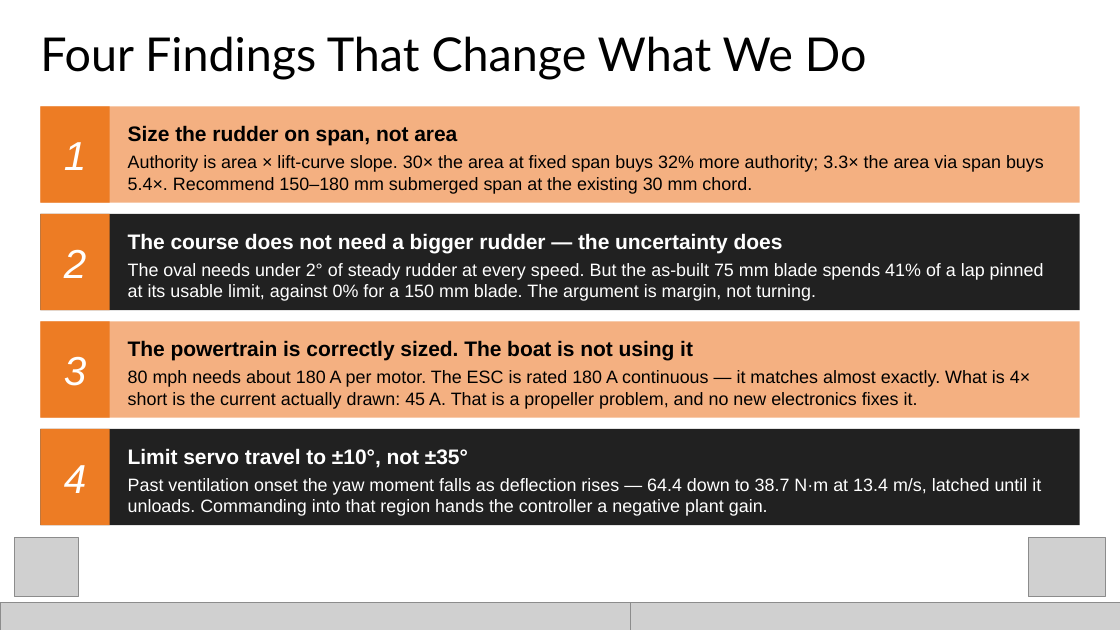
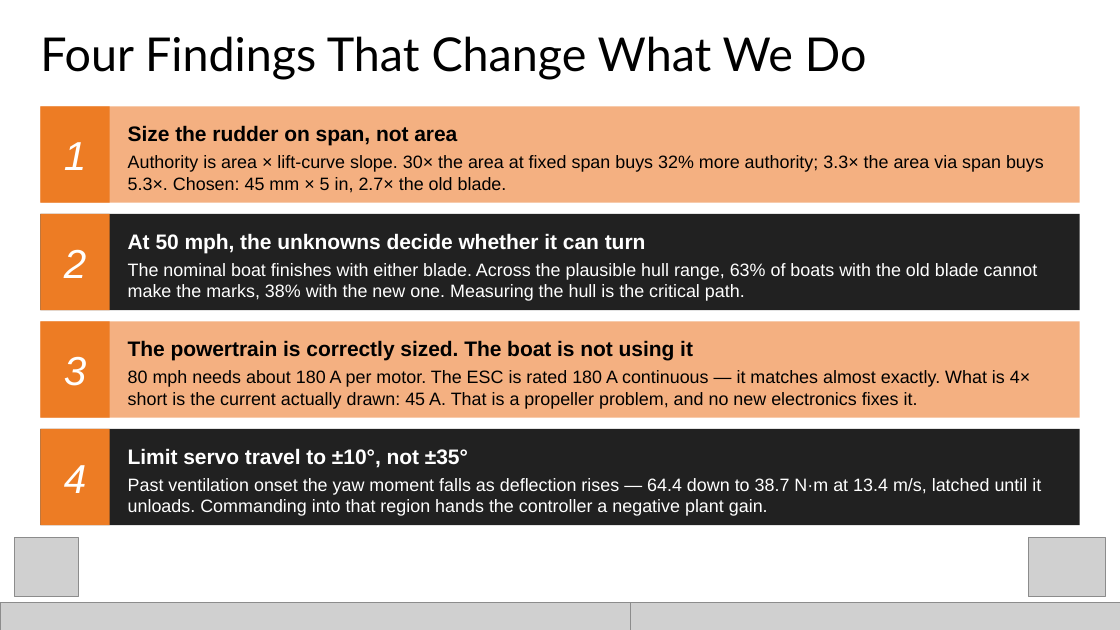
Before and after one commit to GrahamSmith2/Osprey, a slide deck: slide 7 of docs/Osprey_Status_and_Work_Remaining.pptx. Drawn at 1120x630 pixels with LibreOffice and Linux fonts; fonts in the diff are those of the drawing; grey boxes stand for pictures. Boxes give left, top, right and bottom in pixels: in the first picture for what was removed or moved away, otherwise in the second. Text is boxed around its words. In the diff, an @@ line names an element or a change of style, - is before the commit and + after.

```diff
--- a/docs/Osprey_Status_and_Work_Remaining.pptx
+++ b/docs/Osprey_Status_and_Work_Remaining.pptx
@@ text at bbox=[128, 155, 1044, 193]: text changed @@
-Authority is area × lift-curve slope. 30× the area at fixed span buys 32% more authority; 3.3× the area via span buys 5.4×. Recommend 150–180 mm submerged span at the existing 30 mm chord.
+Authority is area × lift-curve slope. 30× the area at fixed span buys 32% more authority; 3.3× the area via span buys 5.3×. Chosen: 45 mm × 5 in, 2.7× the old blade.
@@ text at bbox=[128, 233, 1038, 301]: text changed @@
-The course does not need a bigger rudder — the uncertainty does
-The oval needs under 2° of steady rudder at every speed. But the as-built 75 mm blade spends 41% of a lap pinned at its usable limit, against 0% for a 150 mm blade. The argument is margin, not turning.
+At 50 mph, the unknowns decide whether it can turn
+The nominal boat finishes with either blade. Across the plausible hull range, 63% of boats with the old blade cannot make the marks, 38% with the new one. Measuring the hull is the critical path.
```
Also in this commit, not shown: 5 other slides changed, 46 other files.
